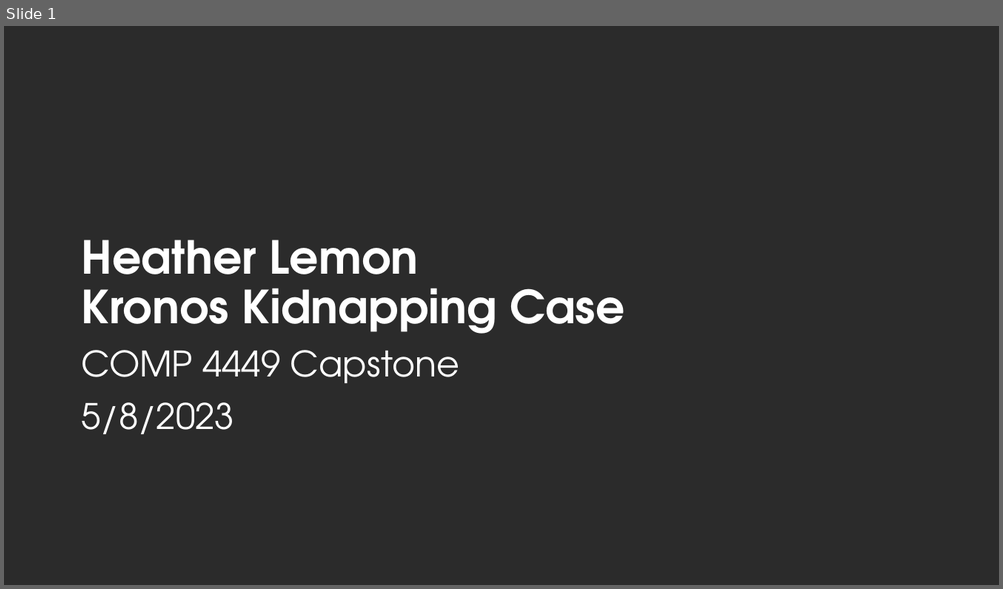
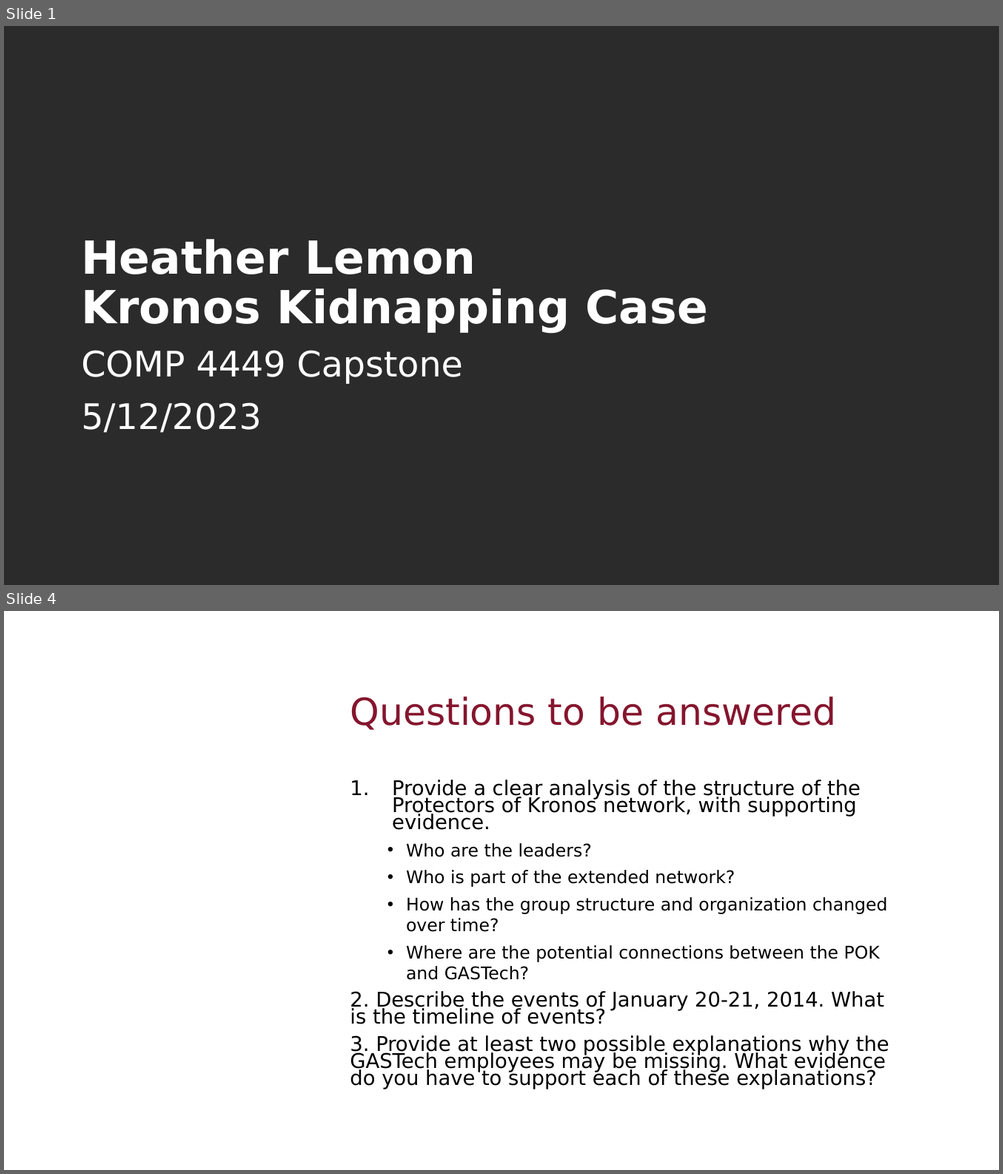
Before and after one commit to hypothetical-lemon/COMP4449-capstone, a slide deck: final/KronosKidnapping/heather_lemon_final_kidnapping_case.pptx. Shown one above the other, each under a label of ours: slide 1 before the commit, slides 1 and 4 after it; the slides between them are not shown. The pictures are 1003x589 and 1003x1174 pixels, drawn with LibreOffice and Linux fonts; fonts in the diff are those of the drawing; background and template pictures are left out; a plain dark background stands for a picture behind light text. Boxes give left, top, right and bottom in pixels: in the first picture for what was removed or moved away, otherwise in the second. Text is boxed around its words. In the diff, an @@ line names an element or a change of style, - is before the commit and + after.

```diff
--- a/final/KronosKidnapping/heather_lemon_final_kidnapping_case.pptx
+++ b/final/KronosKidnapping/heather_lemon_final_kidnapping_case.pptx
@@ slide 4 added at [4, 611, 999, 1170], background #FFFFFF @@
@@ title added at [350, 696, 836, 730], 36 pt, text #85152D @@
+Questions to be answered
@@ text added at [350, 780, 889, 1090], 19.6 pt, text #000000 @@
+1. Provide a clear analysis of the structure of the Protectors of Kronos network, with supporting evidence.
+  • Who are the leaders?
+  • Who is part of the extended network?
+  • How has the group structure and organization changed over time?
+  • Where are the potential connections between the POK and GASTech?
+2. Describe the events of January 20-21, 2014. What is the timeline of events?
+3. Provide at least two possible explanations why the GASTech employees may be missing. What evidence do you have to support each of these explanations?
@@ slide 1 changed as well @@
@@ title "Heather Lemon Kronos Kidnapping Case" at [81, 239, 708, 333]: font TeX Gyre Adventor to DejaVu Sans @@
@@ text at [81, 350, 463, 384]: font TeX Gyre Adventor to DejaVu Sans in "COMP 4449 Capstone" @@
@@ text at [81, 403, 262, 433]: text changed; font TeX Gyre Adventor to DejaVu Sans @@
-5/8/2023
+5/12/2023
```
Also in this commit, not shown: 11 other slides added, 11 slides removed, 1 other file.
